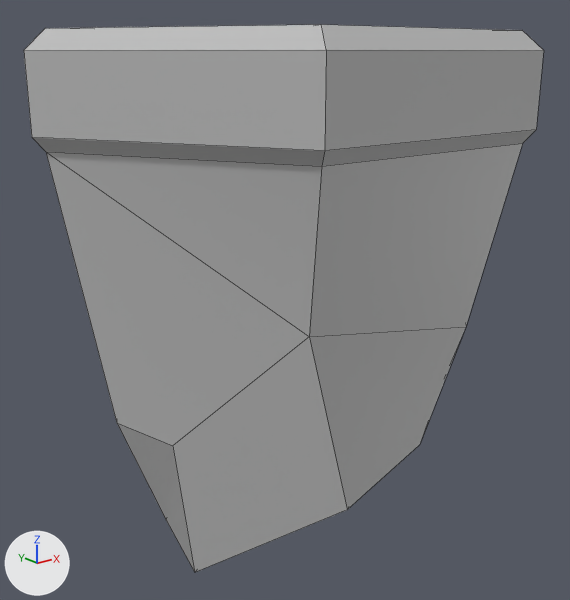
The FBX model UnityBIJ3/Assets/DIA/Assets/SM_DalleThick.fbx, before and after one commit.
The view is the same before and after, from a 50 mm camera at (-5.96, -7.63, 0.28) aimed at (0.09, -0.08, -2.74). The lights are fixed; the arrows at lower left show +X, +Y and +Z. Mesh edges are drawn as thin lines. Where no turn or scale is listed for an object, it has been applied to the vertices.

The first picture shows 'DalleThick'.
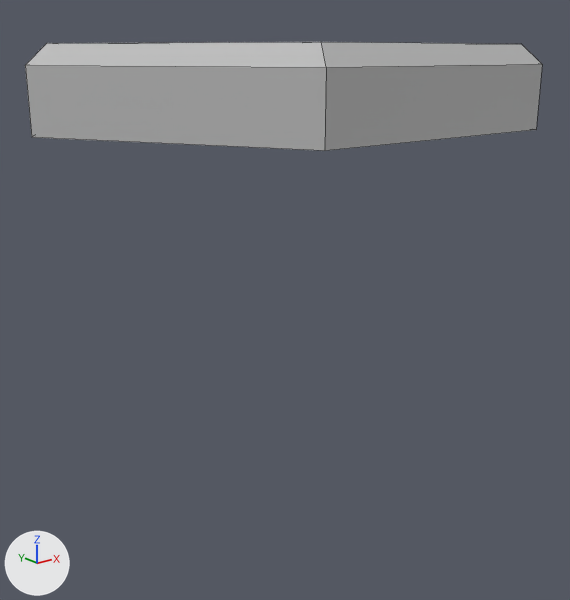
The change, as a diff of the scene's bpy script:
```diff
--- a/UnityBIJ3/Assets/DIA/Assets/SM_DalleThick.fbx.py
+++ b/UnityBIJ3/Assets/DIA/Assets/SM_DalleThick.fbx.py
@@ me_mesh @@
 # used by ob_dallethick; location = (0.0, 0.0, 0.0)
-me_mesh.from_pydata(...)  # 39 vertices, 42 faces; spans x -3.0..3.0, y -2.6..2.6, z -5.94..0.5
+me_mesh.from_pydata(...)  # 20 vertices, 24 faces; spans x -3.0..3.0, y -2.6..2.6, z -0.51..0.36
+# me_mesh part 1
+# 20 vertices are removed from x -2.87..2.87, y -2.49..2.49, z -5.94..-0.65
+# 24 faces are deleted
+# 13 vertices in x -3.0..3.0, y -2.6..2.6, z 0.3..0.5 move by (0.0, 0.0, -0.14)
+# 1 vertex is added at (0.0, 0.0, -0.51)
+# 6 new faces join them
 me_mesh.materials.append(mat_lambert1)
```

Pixel boxes (x1, y1, x2, y2) of what changed, in the pictures (570 x 600 px):
'DalleThick', reshaped (80% shorter)
    before: (24, 25, 544, 572)
    after: (25, 42, 542, 151)
